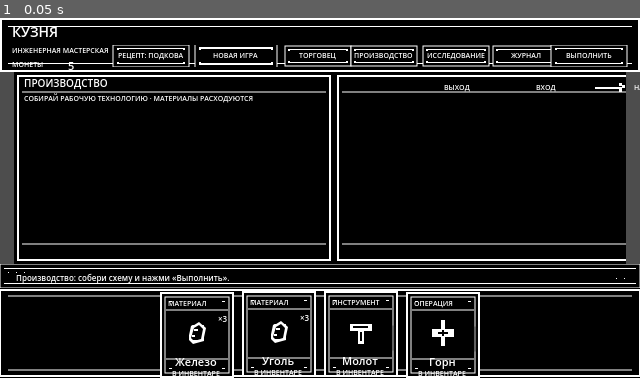
Above: before the commit, frame 1.
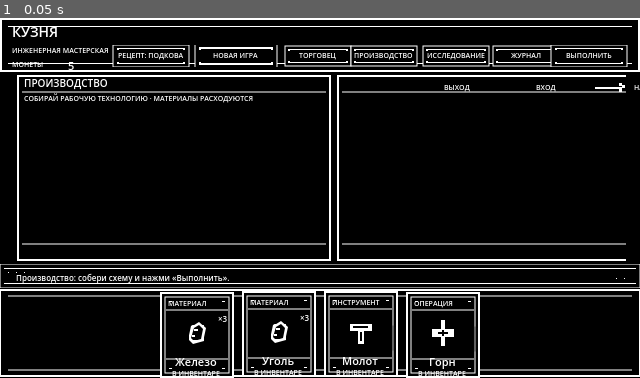
Above: after the commit, the same moment.

Repository: Blyaprint/new-1-bit-kuznya
Game: Godot game, scene res://scenes/board_prototype.tscn
The game is run twice, just before and just after one commit, with the same random seed, the same clock (stepped at 60 frames per second) and the same inputs.
Inputs:
- Up to frame 1 (0.05 s): no input

The runs differ from the first frame. In frame 1, 2.3% of the frame differs, in the area x 0-100%, y 15-69%.

Commit message:
Finish strict monochrome palette and black viewport clear

Diff:
--- a/project.godot
+++ b/project.godot
@@ -27,6 +27,7 @@
 3d/physics_engine="Jolt Physics"
 
 [rendering]
+environment/defaults/default_clear_color=Color(0, 0, 0, 1)
 textures/default_filters/use_nearest_mipmap_filter=false
 textures/canvas_textures/default_texture_filter=0
 2d/snap/snap_2d_transforms_to_pixel=true
--- a/scripts/board_prototype.gd
+++ b/scripts/board_prototype.gd
@@ -8,8 +8,8 @@
 const BOARD_MARGIN := 14.0
 
 const BG := Color("#000000")
-const BOARD_BG := Color("#080808")
-const CARD_BG := Color("#111111")
+const BOARD_BG := Color("#000000")
+const CARD_BG := Color("#000000")
 const CARD_BORDER := Color("#ffffff")
 const INK := Color("#ffffff")
 const MUTED := Color("#ffffff")
@@ -1119,7 +1119,7 @@
 		"ИЗДЕЛИЕ":
 			return PRODUCT_COLOR
 		_:
-			return Color("#888888")
+			return Color("#ffffff")
 
 
 func _category_label(category: String) -> String:
--- a/scripts/ui/market_layer.gd
+++ b/scripts/ui/market_layer.gd
@@ -31,8 +31,8 @@
 		drag_preview.global_position = get_global_mouse_position() - drag_preview.size * 0.5
 		var over_merchant := merchant_window.get_global_rect().has_point(get_global_mouse_position())
 		var over_inventory := inventory_window.get_global_rect().has_point(get_global_mouse_position())
-		merchant_window.modulate = Color("#fff0cf") if drag_source == "player" and over_merchant else Color.WHITE
-		inventory_window.modulate = Color("#fff0cf") if drag_source == "merchant" and over_inventory else Color.WHITE
+		merchant_window.modulate = Color.WHITE if drag_source == "player" and over_merchant else Color.WHITE
+		inventory_window.modulate = Color.WHITE if drag_source == "merchant" and over_inventory else Color.WHITE
 
 
 func _create_drag_preview() -> void:
@@ -42,17 +42,17 @@
 	drag_preview.mouse_filter = Control.MOUSE_FILTER_IGNORE
 	drag_preview.z_index = 100
 	var style := StyleBoxFlat.new()
-	style.bg_color = Color("#29251e", 0.97)
-	style.border_color = Color("#f0c77f")
+	style.bg_color = Color("#000000")
+	style.border_color = Color.WHITE
 	style.set_border_width_all(3)
 	style.set_corner_radius_all(7)
-	style.shadow_color = Color(0, 0, 0, 0.65)
+	style.shadow_color = Color("#000000")
 	style.shadow_size = 12
 	drag_preview.add_theme_stylebox_override("panel", style)
 	drag_label = Label.new()
 	drag_label.horizontal_alignment = HORIZONTAL_ALIGNMENT_CENTER
 	drag_label.vertical_alignment = VERTICAL_ALIGNMENT_CENTER
-	drag_label.add_theme_color_override("font_color", Color("#f5dfb8"))
+	drag_label.add_theme_color_override("font_color", Color.WHITE)
 	drag_label.add_theme_font_size_override("font_size", 15)
 	drag_preview.add_child(drag_label)
 	add_child(drag_preview)
